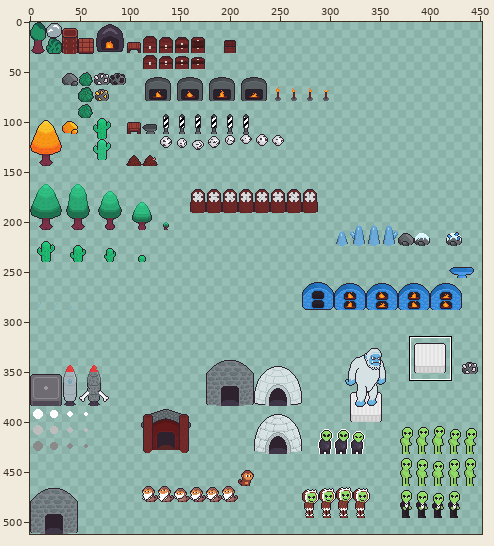
Sprite sheet -- assets/Textures/objects.png. The first picture is a wide view before the edit; the outline marks the close-up.
Close-up. Earlier state:
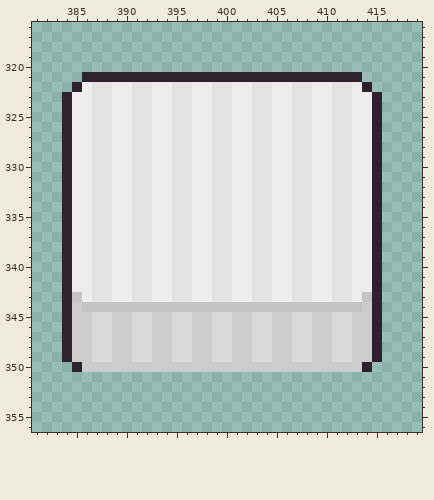
The file is 512x512 pixels. Pixels under 10% opacity are left out. Colours within 5 levels of each other are drawn and written as one. Shown: x 381..419, y 316..356. The wide view leaves out empty margins.
And afterwards:
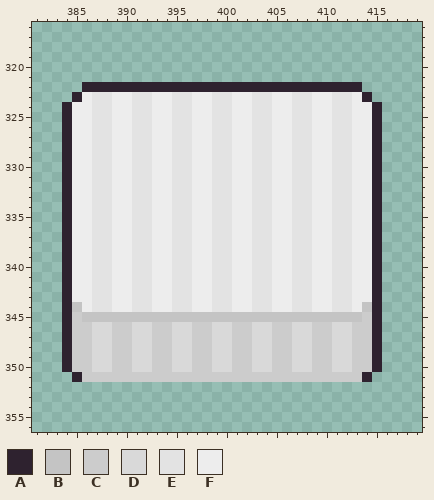
Palette (. is transparent): A #2e222f  B #c4c4c4  C #cccccc  D #d9d9d9  E #e3e3e3  F #ededed
Edits made:
{"y":321,"x":386,"old":"AAAAAAAAAAAAAAAAAAAAAAAAAAAA","new":"............................"}
{"y":322,"x":385,"old":"AFEEFFEEFFEEFFEEFFEEFFEEFFEEFA","new":".AAAAAAAAAAAAAAAAAAAAAAAAAAAA."}
{"y":323,"x":384,"old":"AF","new":".A"}
{"y":323,"x":414,"old":"FA","new":"A."}
{"y":343,"x":385,"old":"B","new":"F"}
{"y":343,"x":414,"old":"B","new":"F"}
{"y":344,"x":385,"old":"CBBBBBBBBBBBBBBBBBBBBBBBBBBBBC","new":"BFEEFFEEFFEEFFEEFFEEFFEEFFEEFB"}
{"y":345,"x":386,"old":"CDDCCDDCCDDCCDDCCDDCCDDCCDDC","new":"BBBBBBBBBBBBBBBBBBBBBBBBBBBB"}
{"y":350,"x":384,"old":".A","new":"AC"}
{"y":350,"x":387,"old":"CC","new":"DD"}
{"y":350,"x":391,"old":"CC","new":"DD"}
{"y":350,"x":395,"old":"CC","new":"DD"}
{"y":350,"x":399,"old":"CC","new":"DD"}
{"y":350,"x":403,"old":"CC","new":"DD"}
{"y":350,"x":407,"old":"CC","new":"DD"}
{"y":350,"x":411,"old":"CC","new":"DD"}
{"y":350,"x":414,"old":"A.","new":"CA"}
{"y":351,"x":385,"old":"..............................","new":"ACCCCCCCCCCCCCCCCCCCCCCCCCCCCA"}
{"label":"changed","picture_box":[62,72,382,102]}
{"label":"changed","picture_box":[72,292,372,322]}
{"label":"changed","picture_box":[62,362,382,382]}
